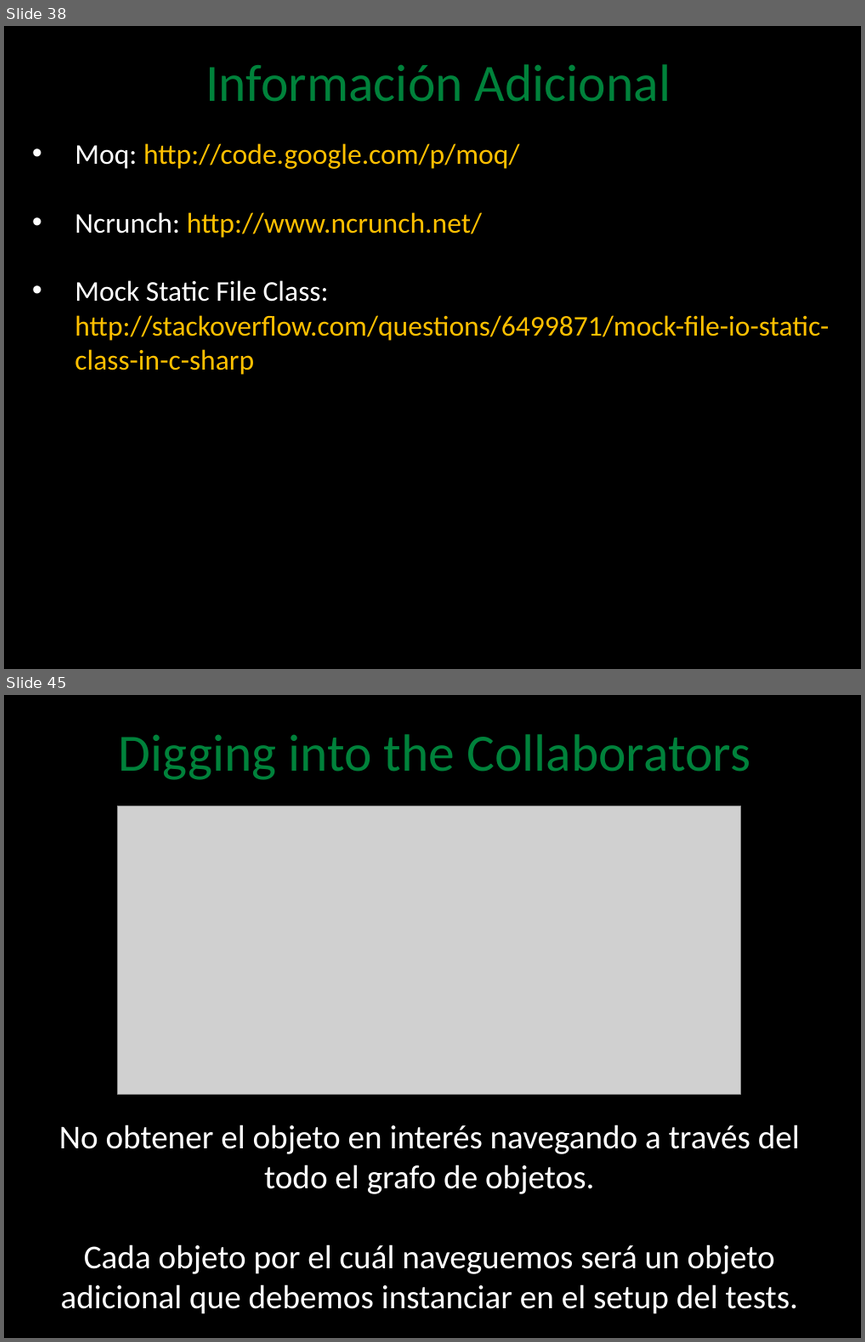
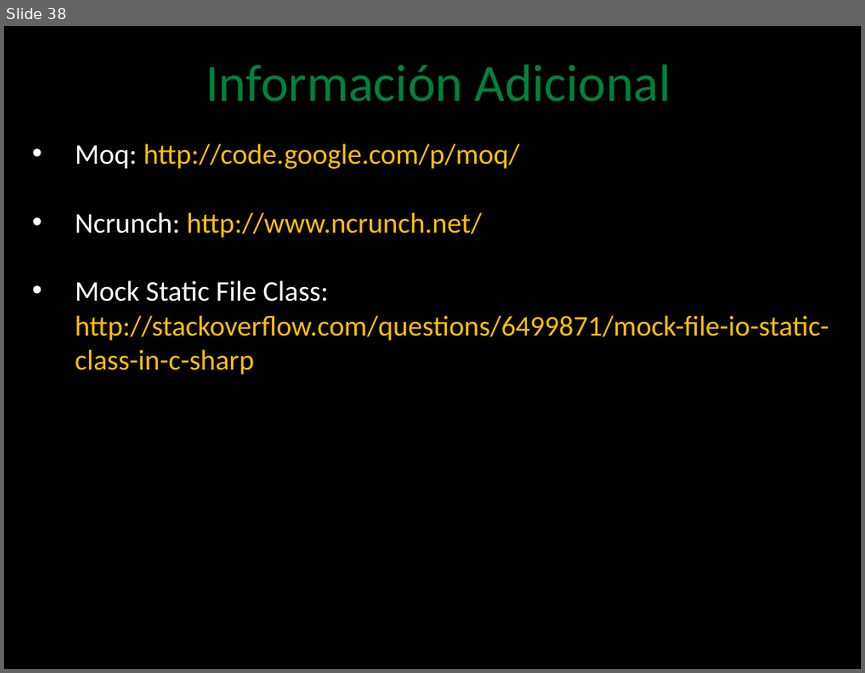
Before and after one commit to angelnunezsalazar/Test-Automation-NET, a slide deck: Diapositivas/2. Mocking.pptx. Shown one above the other, each under a label of ours: slides 38 and 45 before the commit, slide 38 after it; the slides between them are not shown. The pictures are 865x1342 and 865x673 pixels, drawn with LibreOffice and Linux fonts; fonts in the diff are those of the drawing; grey boxes stand for pictures; background and template pictures are left out. Boxes give left, top, right and bottom in pixels: in the first picture for what was removed or moved away, otherwise in the second. Text is boxed around its words. In the diff, an @@ line names an element or a change of style, - is before the commit and + after.

```diff
--- a/Diapositivas/2. Mocking.pptx
+++ b/Diapositivas/2. Mocking.pptx
@@ slide 45 removed at box(4, 695, 861, 1338), background picture (left out) @@
@@ title removed at box(119, 734, 750, 780) @@
-Digging into the Collaborators
@@ picture removed at box(118, 806, 741, 1095) @@
@@ text removed at box(59, 1124, 800, 1314) @@
-No obtener el objeto en interés navegando a través del todo el grafo de objetos.
-Cada objeto por el cuál naveguemos será un objeto adicional que debemos instanciar en el setup del tests.
```
Also in this commit, not shown: 13 other slides removed, 12 other files.
